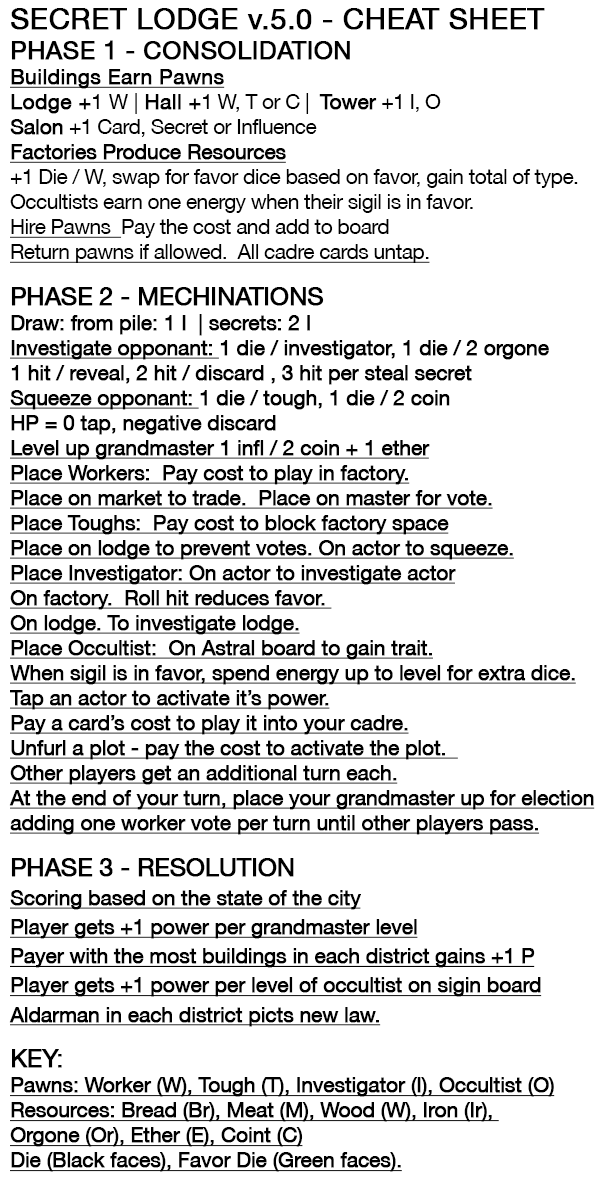
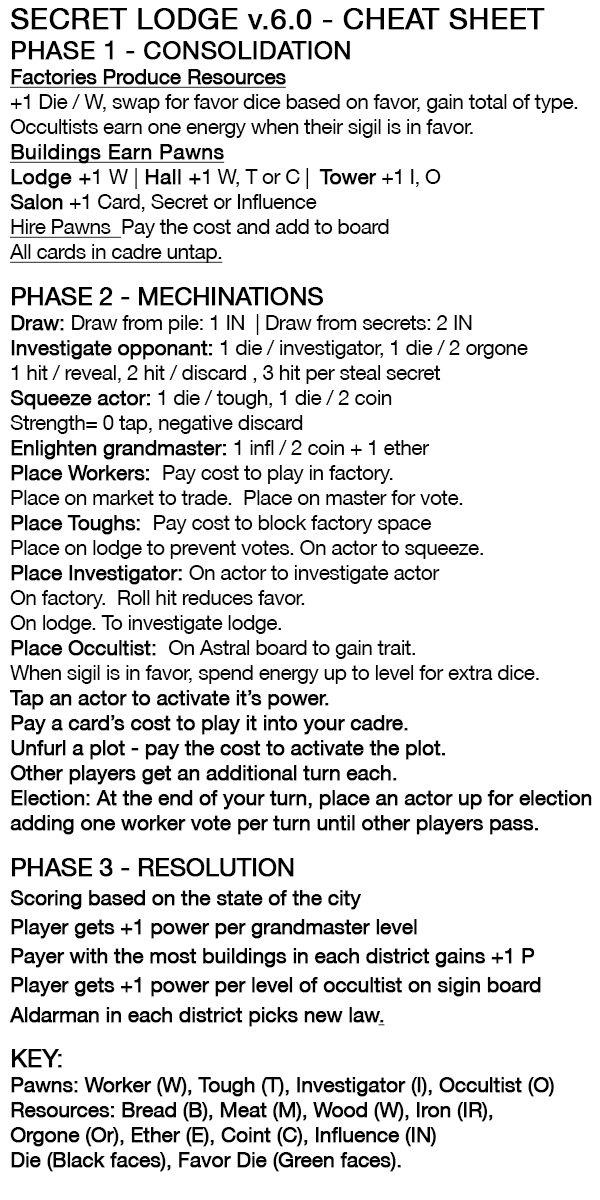
Before/after of a 600x1200 layered artwork. What changed in the layer stack:
renamed "PHASE 1 - CONSOLIDATION Buildings Earn Pawns Lodge +1 W | Hall" to "PHASE 1 - CONSOLIDATION Factories Produce Resources +1 Die / W,", painted on it over [left=9, top=40, right=595, bottom=1172]
renamed "SECRET LODGE v.5.0 - CHEAT SHEET" to "SECRET LODGE v.6.0 - CHEAT SHEET", painted on it over [left=271, top=9, right=286, bottom=30]
